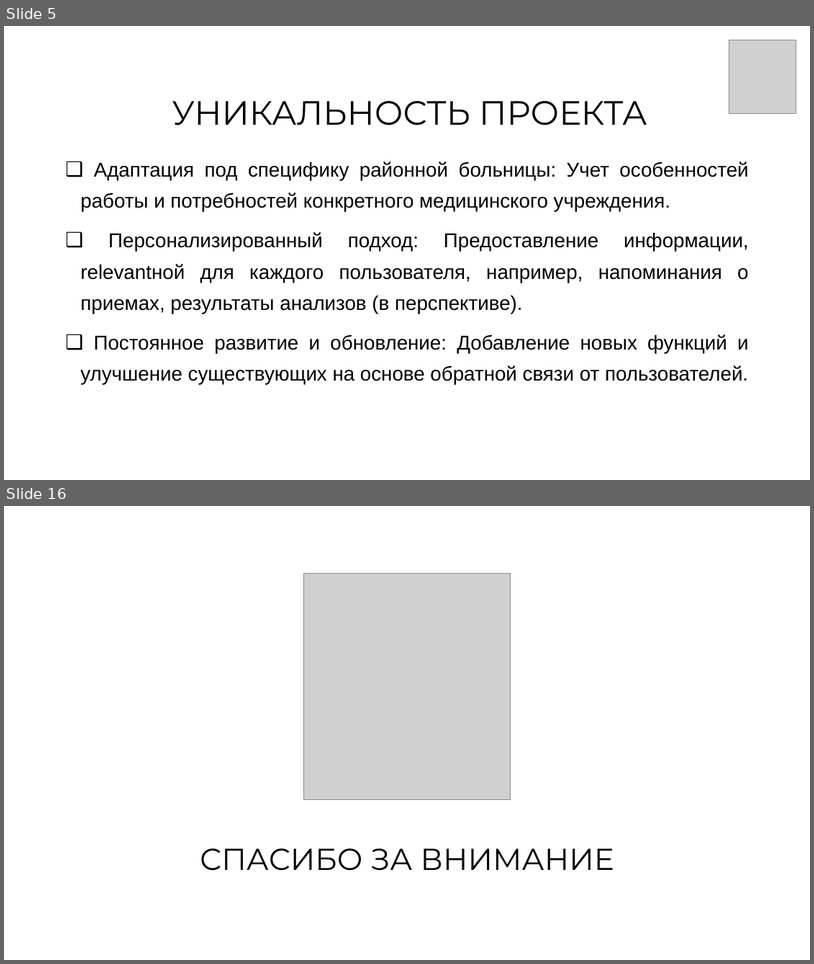
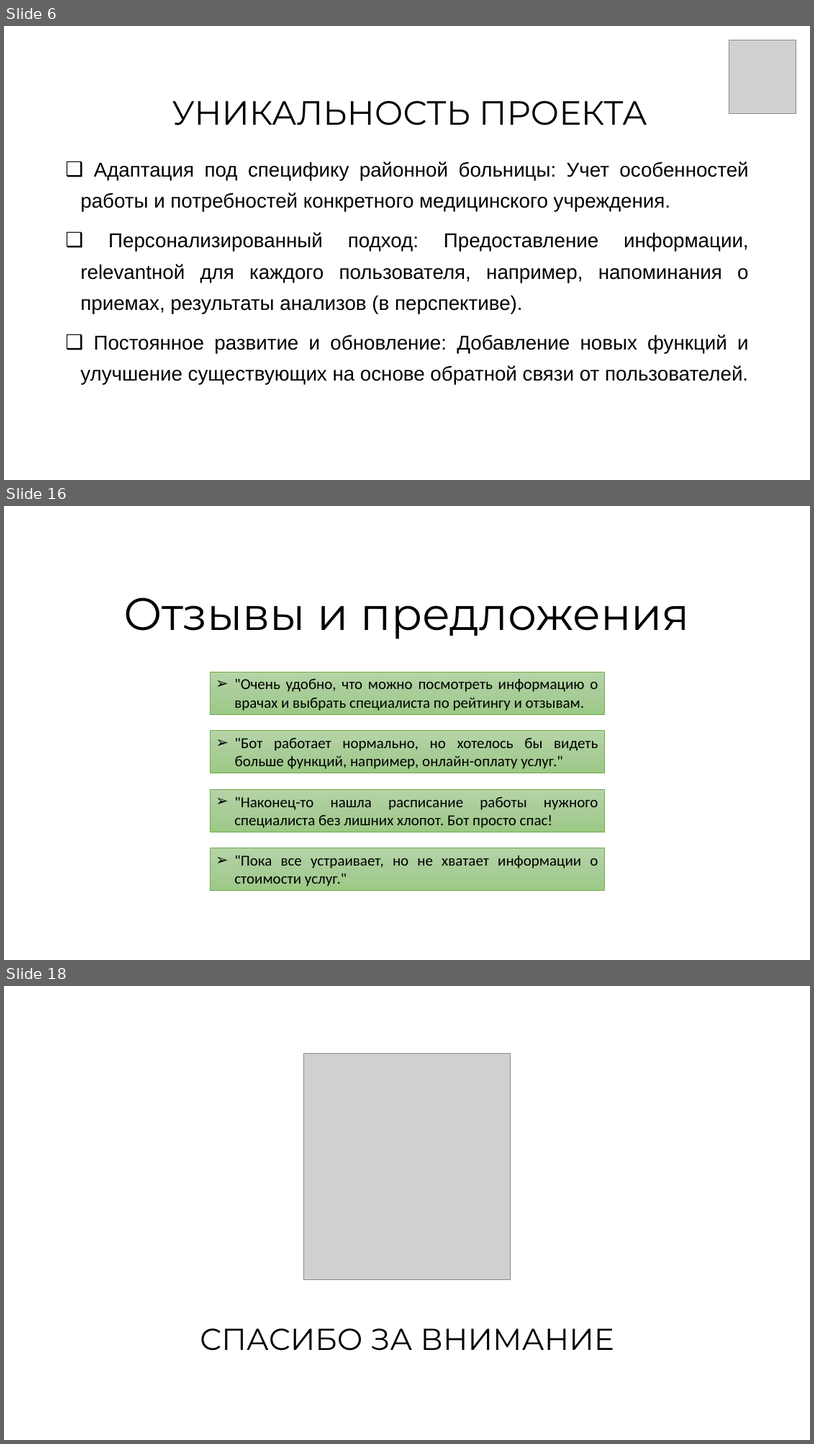
Before and after one commit to iprokopeva/Festival, a slide deck: Презентация.pptx. Shown one above the other, each under a label of ours: slides 5 and 16 before the commit, slides 6, 16 and 18 after it; the slides between them are not shown. The pictures are 814x964 and 814x1444 pixels, drawn with LibreOffice and Linux fonts; fonts in the diff are those of the drawing; grey boxes stand for pictures; background and template pictures are left out. Boxes give left, top, right and bottom in pixels: in the first picture for what was removed or moved away, otherwise in the second. Text is boxed around its words. In the diff, an @@ line names an element or a change of style, - is before the commit and + after.

```diff
--- a/Презентация.pptx
+++ b/Презентация.pptx
@@ slide 16 added at box(4, 506, 810, 960), background picture (left out) @@
@@ text added at box(124, 597, 690, 639), 54 pt, text #000000 @@
+Отзывы и предложения
@@ rectangle added at box(210, 672, 604, 715), fill gradient #B5D5A7 to #AACE9A to #9CC987, outline #70AD47 0.5 pt, 18 pt, text #000000 @@
+➢ "Очень удобно, что можно посмотреть информацию о врачах и выбрать специалиста по рейтингу и отзывам.
@@ rectangle added at box(211, 731, 604, 773), fill gradient #B5D5A7 to #AACE9A to #9CC987, outline #70AD47 0.5 pt, 18 pt, text #000000 @@
+➢ "Бот работает нормально, но хотелось бы видеть больше функций, например, онлайн-оплату услуг."
@@ rectangle added at box(210, 789, 604, 832), fill gradient #B5D5A7 to #AACE9A to #9CC987, outline #70AD47 0.5 pt, 18 pt, text #000000 @@
+➢ "Наконец-то нашла расписание работы нужного специалиста без лишних хлопот. Бот просто спас!
@@ rectangle added at box(210, 848, 604, 890), fill gradient #B5D5A7 to #AACE9A to #9CC987, outline #70AD47 0.5 pt, 18 pt, text #000000 @@
+➢ "Пока все устраивает, но не хватает информации о стоимости услуг."
@@ what was slide 5 is now slide 6 @@
@@ what was slide 16 is now slide 18 @@
```
Also in this commit, not shown: 9 slides changed, 3 other slides added, 2 slides removed, 1 other file.
